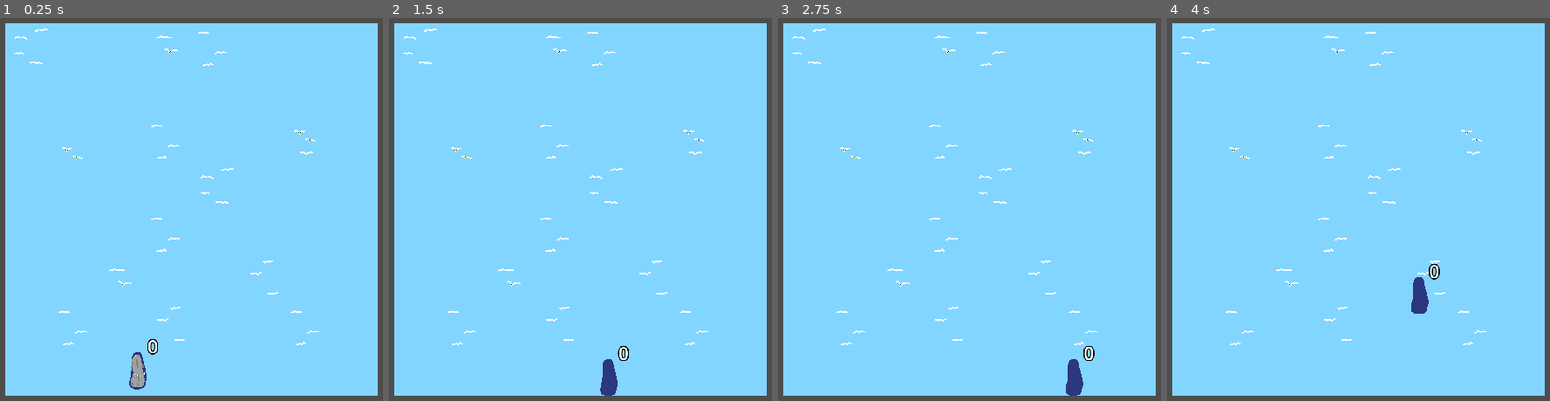
Above: before the commit, frames 1-4 (left to right).
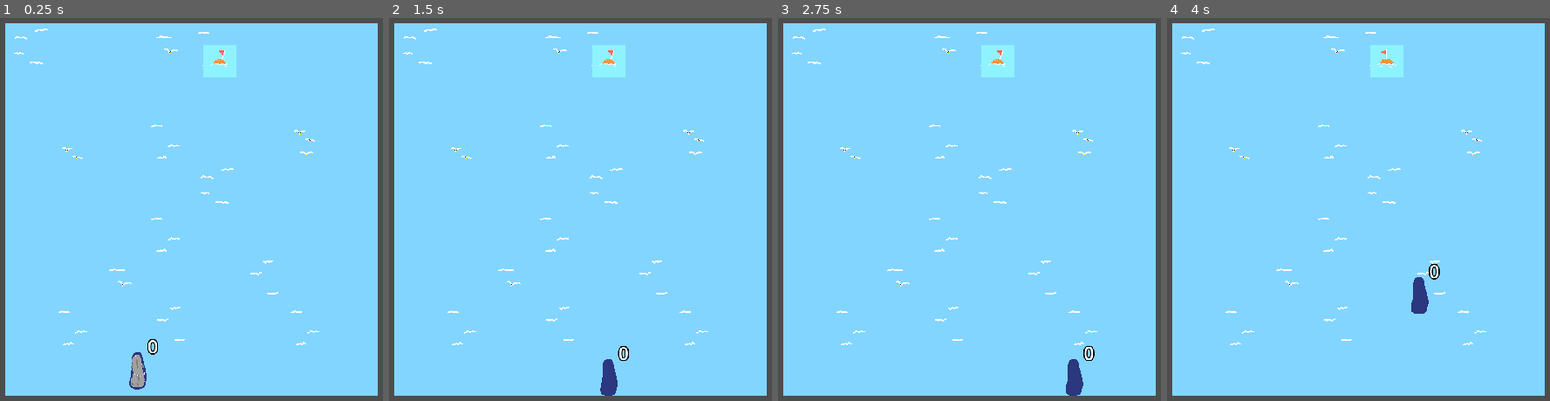
Above: after the commit, the same moments.

Repository: omar-h-omar/submania
Game: Godot game, scene res://scenes/game.tscn
Same seed, same stepped clock (60 frames per second), same inputs: the game is played once before the commit and once after it.
Inputs:
- Up to frame 1 (0.25 s): no input
- Up to frame 2 (1.5 s): hold Right (right) 0.53-1.28 s; hold Down (down) from 1.28 s (still down)
- Up to frame 3 (2.75 s): tap Enter at 2 s; release Down (down) at 2.03 s; hold Right (right) from 2.03 s (still down)
- Up to frame 4 (4 s): release Right (right) at 2.78 s; hold Up (up) 2.78-3.53 s; hold Left (left) from 3.53 s (still down)

The runs differ from the first frame. In frame 1, 0.7% of the frame differs, in the area x 53-62%, y 7-16%; in frame 2, 0.7%; in frame 3, 0.7%; in frame 4, 0.7%.

Commit message:
adding goal

Diff:
--- a/scenes/game.tscn
+++ b/scenes/game.tscn
@@ -1,8 +1,9 @@
-[gd_scene load_steps=7 format=3 uid="uid://vpviplnr5rjt"]
+[gd_scene load_steps=8 format=3 uid="uid://vpviplnr5rjt"]
 
 [ext_resource type="Texture2D" uid="uid://c83x22bx7vvti" path="res://assets/water.png" id="1_48axx"]
 [ext_resource type="PackedScene" path="res://scenes/mine.tscn" id="2_5ni10"]
 [ext_resource type="PackedScene" uid="uid://dgcpspdc4t04p" path="res://scenes/submarine.tscn" id="3_6ot8u"]
+[ext_resource type="PackedScene" uid="uid://dgim8u3m1mtf7" path="res://scenes/goal.tscn" id="4_c1hwd"]
 
 [sub_resource type="TileSetAtlasSource" id="TileSetAtlasSource_ab8ta"]
 texture = ExtResource("1_48axx")
@@ -1095,3 +1096,7 @@
 position = Vector2(-2, 293)
 scale = Vector2(8, 8)
 shape = SubResource("WorldBoundaryShape2D_qkcv7")
+
+[node name="Goal" parent="." instance=ExtResource("4_c1hwd")]
+position = Vector2(598, -33)
+scale = Vector2(0.7, 0.7)
--- a/scenes/goal.tscn
+++ b/scenes/goal.tscn
@@ -16,6 +16,9 @@
 }, {
 "duration": 1.0,
 "texture": ExtResource("3_bm0n4")
+}, {
+"duration": 1.0,
+"texture": ExtResource("2_yx6jh")
 }],
 "loop": true,
 "name": &"default",
@@ -29,7 +32,9 @@
 
 [node name="AnimatedSprite2D" type="AnimatedSprite2D" parent="."]
 sprite_frames = SubResource("SpriteFrames_r3m8g")
-frame_progress = 0.533762
+autoplay = "default"
+frame = 1
+frame_progress = 0.856837
 
 [node name="CollisionShape2D" type="CollisionShape2D" parent="."]
 scale = Vector2(6.32, 6.32)
